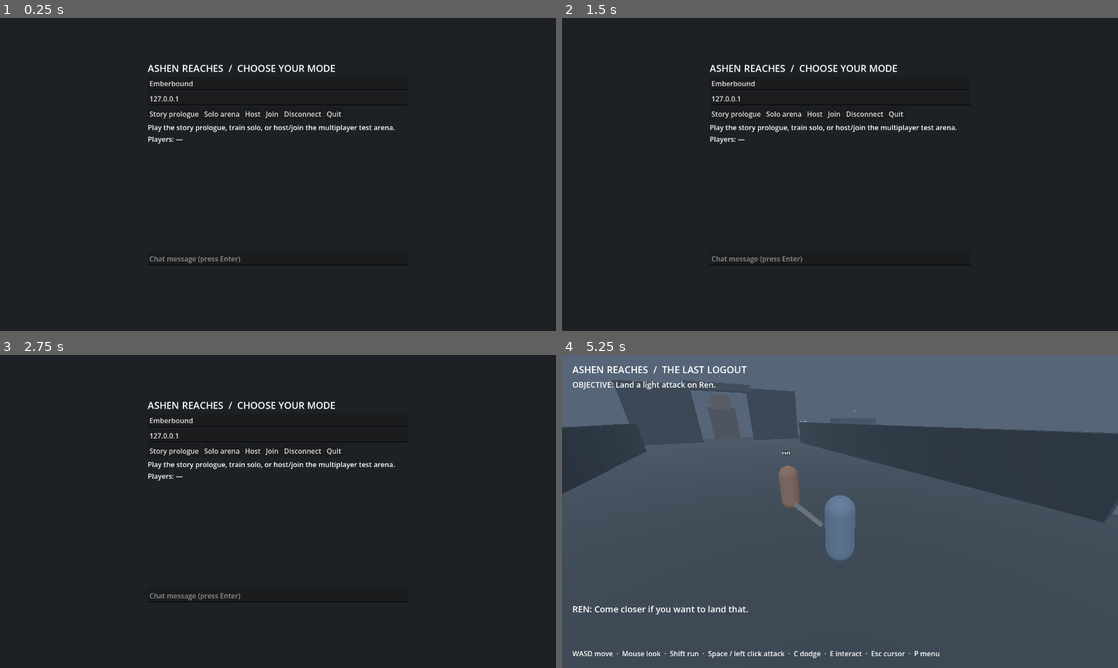
Above: before the commit, frames 1-4 (two rows, left to right).
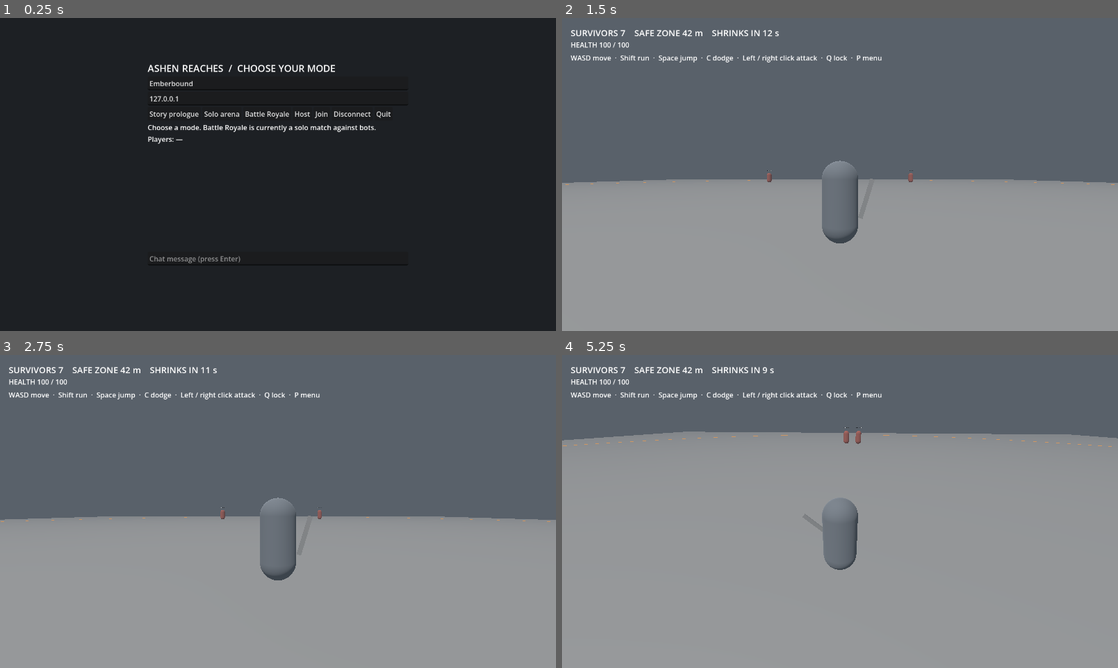
Above: after the commit, the same moments.

Repository: new-game-for-bro/ashen-reaches
Game: Godot game, scene res://scenes/ui/network_lobby.tscn
Two runs of this game, one before a commit and one after it. Both use one fixed random seed, a clock stepped at 60 frames per second and the inputs below.
Inputs (mouse positions are in pixels of both pictures, inside the frame that each line leads up to):
- Up to frame 1 (0.25 s): no input
- Up to frame 2 (1.5 s): click "Host" at 0.5 s; click (828, 115) at 1.25 s, where only the run after the commit has a clickable "Battle Royale"
- Up to frame 3 (2.75 s): click (272, 452) at 2 s, where only the run before the commit has a clickable "Join"
- Up to frame 4 (5.25 s): click (862, 452) at 2.75 s, where only the run before the commit has a clickable "Disconnect"; click (734, 452) at 3.5 s, where only the run before the commit has a clickable "Story prologue"; tap Enter (chat) at 4.25 s; move the mouse to (867, 511) at 4.27 s; hold W (move_forward) from 4.28 s (still down); tap C (dodge) at 4.35 s; click (867, 511) at 4.42 s; tap Space (jump) at 4.52, 4.82 s; tap E (interact) at 4.55, 5.1 s; move the mouse to (812, 511) at 5.02 s; click (812, 511) at 5.17 s

The runs differ from the first frame. In frame 1, 0.7% of the frame differs, in the area x 26-71%, y 29-37%; in frame 2, 100%, in the area x 0-100%, y 0-100%; in frame 3, 100%; in frame 4, 80%.

Commit message:
Add solo battle royale prototype

Diff:
--- /dev/null
+++ b/scenes/battle_royale/battle_royale.tscn
@@ -0,0 +1,17 @@
+[gd_scene load_steps=5 format=3]
+[ext_resource type="Script" path="res://scripts/battle_royale/arena.gd" id="1"]
+[ext_resource type="PackedScene" path="res://scenes/characters/player.tscn" id="2"]
+[sub_resource type="BoxMesh" id="GroundMesh"]
+size = Vector3(100, 1, 100)
+[sub_resource type="BoxShape3D" id="GroundShape"]
+size = Vector3(100, 1, 100)
+[node name="BattleRoyale" type="Node3D"]
+script = ExtResource("1")
+[node name="Ground" type="StaticBody3D" parent="."]
+position = Vector3(0, -0.5, 0)
+[node name="Mesh" type="MeshInstance3D" parent="Ground"]
+mesh = SubResource("GroundMesh")
+[node name="Collision" type="CollisionShape3D" parent="Ground"]
+shape = SubResource("GroundShape")
+[node name="Player" parent="." instance=ExtResource("2")]
+position = Vector3(0, 0.05, 10)
--- /dev/null
+++ b/scripts/battle_royale/arena.gd
@@ -0,0 +1,132 @@
+extends Node3D
+
+const BotScript = preload("res://scripts/battle_royale/bot.gd")
+const INITIAL_RADIUS: float = 42.0
+const FINAL_RADIUS: float = 8.0
+const SHRINK_DELAY: float = 12.0
+const SHRINK_DURATION: float = 110.0
+const ZONE_DAMAGE: int = 8
+const BOT_COUNT: int = 6
+@onready var player: CharacterBody3D = $Player
+var radius: float = INITIAL_RADIUS
+var elapsed: float = 0.0
+var zone_tick: float = 0.0
+var match_finished: bool = false
+var ring: MeshInstance3D
+var status: Label
+var health_label: Label
+var result: Label
+
+func _ready() -> void:
+	_build_environment()
+	_build_ui()
+	_build_ring()
+	player.add_to_group("royale_contestants")
+	player.defeated.connect(_on_player_defeated)
+	player.health_changed.connect(_on_health_changed)
+	for i in range(BOT_COUNT):
+		var angle := TAU * float(i) / float(BOT_COUNT)
+		var bot := CharacterBody3D.new()
+		bot.set_script(BotScript)
+		bot.position = Vector3(cos(angle) * 28.0, 0.05, sin(angle) * 28.0)
+		bot.eliminated.connect(_on_bot_eliminated)
+		add_child(bot)
+	_update_status()
+
+func _process(delta: float) -> void:
+	if match_finished:
+		return
+	elapsed += delta
+	var progress := clampf((elapsed - SHRINK_DELAY) / SHRINK_DURATION, 0.0, 1.0)
+	radius = lerpf(INITIAL_RADIUS, FINAL_RADIUS, progress)
+	ring.scale = Vector3(radius, 1.0, radius)
+	zone_tick += delta
+	if zone_tick >= 1.0:
+		zone_tick -= 1.0
+		for contestant: Node in get_tree().get_nodes_in_group("royale_contestants"):
+			var pos: Vector3 = contestant.global_position
+			if Vector2(pos.x, pos.z).length() > radius:
+				contestant.hit(ZONE_DAMAGE)
+	_update_status()
+
+func _on_bot_eliminated(_bot: Node) -> void:
+	if player.alive and get_tree().get_nodes_in_group("royale_contestants").size() == 1:
+		_finish("VICTORY — YOU ARE THE LAST SURVIVOR")
+
+func _on_player_defeated() -> void:
+	_finish("DEFEAT — YOU WERE ELIMINATED")
+
+func _on_health_changed(value: int) -> void:
+	health_label.text = "HEALTH %d / 100" % value
+
+func _finish(message: String) -> void:
+	if match_finished:
+		return
+	match_finished = true
+	result.text = message + "\nR: play again   ·   P: return to menu"
+	for contestant: Node in get_tree().get_nodes_in_group("royale_contestants"):
+		contestant.set_physics_process(false)
+
+func _unhandled_input(event: InputEvent) -> void:
+	if event is InputEventKey and event.pressed and not event.echo:
+		if event.keycode == KEY_P:
+			Input.mouse_mode = Input.MOUSE_MODE_VISIBLE
+			get_tree().change_scene_to_file("res://scenes/ui/network_lobby.tscn")
+		elif event.keycode == KEY_R and match_finished:
+			get_tree().reload_current_scene()
+
+func _update_status() -> void:
+	var left := get_tree().get_nodes_in_group("royale_contestants").size()
+	status.text = "SURVIVORS %d    SAFE ZONE %.0f m    %s" % [left, radius, "SHRINKING" if elapsed >= SHRINK_DELAY else "SHRINKS IN %d s" % ceili(SHRINK_DELAY - elapsed)]
+
+func _build_ring() -> void:
+	ring = MeshInstance3D.new()
+	var mesh := TorusMesh.new()
+	mesh.inner_radius = 0.995
+	mesh.outer_radius = 1.005
+	mesh.rings = 96
+	mesh.ring_segments = 4
+	ring.mesh = mesh
+	var material := StandardMaterial3D.new()
+	material.albedo_color = Color("f0a960")
+	material.shading_mode = BaseMaterial3D.SHADING_MODE_UNSHADED
+	ring.material_override = material
+	ring.position.y = 0.05
+	add_child(ring)
+
+func _build_environment() -> void:
+	var environment := Environment.new()
+	environment.background_mode = Environment.BG_COLOR
+	environment.background_color = Color("202830")
+	environment.ambient_light_source = Environment.AMBIENT_SOURCE_COLOR
+	environment.ambient_light_color = Color("a4adb5")
+	environment.ambient_light_energy = 0.75
+	environment.fog_enabled = true
+	environment.fog_light_color = Color("59616a")
+	environment.fog_density = 0.008
+	var env_node := WorldEnvironment.new()
+	env_node.environment = environment
+	add_child(env_node)
+	var sun := DirectionalLight3D.new()
+	sun.rotation_degrees = Vector3(-55, -25, 0)
+	add_child(sun)
+
+func _build_ui() -> void:
+	var layer := CanvasLayer.new()
+	add_child(layer)
+	status = Label.new()
+	status.position = Vector2(20, 20)
+	status.add_theme_font_size_override("font_size", 20)
+	layer.add_child(status)
+	health_label = Label.new()
+	health_label.position = Vector2(20, 50)
+	health_label.text = "HEALTH 100 / 100"
+	layer.add_child(health_label)
+	var hint := Label.new()
+	hint.position = Vector2(20, 80)
+	hint.text = "WASD move  ·  Shift run  ·  Space jump  ·  C dodge  ·  Left / right click attack  ·  Q lock  ·  P menu"
+	layer.add_child(hint)
+	result = Label.new()
+	result.position = Vector2(350, 300)
+	result.add_theme_font_size_override("font_size", 26)
+	layer.add_child(result)
--- /dev/null
+++ b/scripts/battle_royale/bot.gd
@@ -0,0 +1,84 @@
+extends CharacterBody3D
+
+signal eliminated(bot: Node)
+const SPEED: float = 3.4
+const DAMAGE: int = 12
+const ATTACK_INTERVAL: float = 1.2
+var health: int = 60
+var cooldown: float = 0.0
+var alive: bool = true
+var label: Label3D
+
+func _ready() -> void:
+	add_to_group("royale_contestants")
+	add_to_group("training_targets")
+	var collision := CollisionShape3D.new()
+	var capsule := CapsuleShape3D.new()
+	capsule.radius = 0.4
+	capsule.height = 1.8
+	collision.shape = capsule
+	collision.position.y = 0.9
+	add_child(collision)
+	var visual := Node3D.new()
+	visual.name = "Visual"
+	add_child(visual)
+	var body := MeshInstance3D.new()
+	var mesh := CapsuleMesh.new()
+	mesh.radius = 0.4
+	mesh.height = 1.8
+	body.mesh = mesh
+	body.position.y = 0.9
+	var mat := StandardMaterial3D.new()
+	mat.albedo_color = Color("a2594e")
+	body.material_override = mat
+	visual.add_child(body)
+	label = Label3D.new()
+	label.position.y = 2.2
+	label.billboard = BaseMaterial3D.BILLBOARD_ENABLED
+	label.font_size = 22
+	add_child(label)
+	_update_label()
+
+func _physics_process(delta: float) -> void:
+	if not alive:
+		return
+	cooldown = maxf(0.0, cooldown - delta)
+	var nearest: Node3D
+	var distance := INF
+	for candidate: Node in get_tree().get_nodes_in_group("royale_contestants"):
+		if candidate == self or candidate.is_queued_for_deletion():
+			continue
+		var other := candidate as Node3D
+		var d := global_position.distance_to(other.global_position)
+		if d < distance:
+			distance = d
+			nearest = other
+	if nearest:
+		var direction := nearest.global_position - global_position
+		direction.y = 0
+		if direction.length() > 1.8:
+			velocity.x = direction.normalized().x * SPEED
+			velocity.z = direction.normalized().z * SPEED
+		else:
+			velocity.x = 0.0
+			velocity.z = 0.0
+			if cooldown <= 0.0:
+				nearest.hit(DAMAGE)
+				cooldown = ATTACK_INTERVAL
+	velocity.y = velocity.y - 18.0 * delta if not is_on_floor() else 0.0
+	move_and_slide()
+
+func hit(amount: int) -> void:
+	if not alive:
+		return
+	health = maxi(0, health - amount)
+	_update_label()
+	if health == 0:
+		alive = false
+		remove_from_group("royale_contestants")
+		remove_from_group("training_targets")
+		eliminated.emit(self)
+		queue_free()
+
+func _update_label() -> void:
+	label.text = "RIVAL  ·  HP %d" % health
--- a/scripts/player/third_person.gd
+++ b/scripts/player/third_person.gd
@@ -1,4 +1,7 @@
 extends CharacterBody3D
+
+signal health_changed(value: int)
+signal defeated
 
 const InputSetup = preload("res://scripts/player/input_setup.gd")
 
@@ -16,6 +19,8 @@
 var dodge_time: float = 0.0
 var attack_time: float = 0.0
 var dodge_direction: Vector3 = Vector3.ZERO
+var health: int = 100
+var alive: bool = true
 var target: Node3D
 var placeholder_blade: MeshInstance3D
 
@@ -77,6 +82,8 @@
 	move_and_slide()
 
 func attack(heavy: bool) -> void:
+	if not alive:
+		return
 	if attack_time > 0.0 or dodge_time > 0.0:
 		return
 	attack_time = ATTACK_COOLDOWN * (1.5 if heavy else 1.0)
@@ -131,3 +138,17 @@
 	blade.rotation.z = -0.3
 	visual.add_child(blade)
 	placeholder_blade = blade
+
+
+func hit(amount: int) -> void:
+	if not alive:
+		return
+	health = maxi(0, health - amount)
+	health_changed.emit(health)
+	if health == 0:
+		alive = false
+		remove_from_group("royale_contestants")
+		velocity = Vector3.ZERO
+		set_physics_process(false)
+		set_process_unhandled_input(false)
+		defeated.emit()
--- a/scripts/ui/network_lobby.gd
+++ b/scripts/ui/network_lobby.gd
@@ -40,13 +40,13 @@
 	column.add_child(address)
 	var buttons := HBoxContainer.new()
 	column.add_child(buttons)
-	for action: String in ["Story prologue", "Solo arena", "Host", "Join", "Disconnect", "Quit"]:
+	for action: String in ["Story prologue", "Solo arena", "Battle Royale", "Host", "Join", "Disconnect", "Quit"]:
 		var button := Button.new()
 		button.text = action
 		button.pressed.connect(_button_pressed.bind(action))
 		buttons.add_child(button)
 	status = Label.new()
-	status.text = "Play the story prologue, train solo, or host/join the multiplayer test arena."
+	status.text = "Choose a mode. Battle Royale is currently a solo match against bots."
 	status.autowrap_mode = TextServer.AUTOWRAP_WORD_SMART
 	column.add_child(status)
 	roster = Label.new()
@@ -70,6 +70,9 @@
 		"Story prologue":
 			NetworkManager.disconnect_session()
 			get_tree().change_scene_to_file("res://scenes/story/prologue.tscn")
+		"Battle Royale":
+			NetworkManager.disconnect_session()
+			get_tree().change_scene_to_file("res://scenes/battle_royale/battle_royale.tscn")
 		"Host":
 			var error := NetworkManager.host_server(username.text)
 			if error != OK:
--- /dev/null
+++ b/tests/royale_smoke.gd
@@ -0,0 +1,30 @@
+extends SceneTree
+func _initialize() -> void:
+	call_deferred("run_test")
+func run_test() -> void:
+	var packed := load("res://scenes/battle_royale/battle_royale.tscn") as PackedScene
+	var arena = packed.instantiate()
+	root.add_child(arena)
+	await process_frame
+	assert(get_nodes_in_group("royale_contestants").size() == 7)
+	var bot = get_nodes_in_group("training_targets")[0]
+	bot.hit(15)
+	assert(bot.health == 45)
+	arena.player.global_position = Vector3(48, 0, 0)
+	arena._process(1.1)
+	assert(arena.player.health == 92)
+	arena.player.global_position = Vector3.ZERO
+	arena._process(50.0)
+	assert(arena.radius < arena.INITIAL_RADIUS)
+	for rival: Node in get_nodes_in_group("training_targets"):
+		rival.hit(999)
+	assert(arena.match_finished and arena.result.text.contains("VICTORY"))
+	arena.queue_free()
+	await process_frame
+	arena = packed.instantiate()
+	root.add_child(arena)
+	await process_frame
+	arena.player.hit(100)
+	assert(arena.match_finished and arena.result.text.contains("DEFEAT"))
+	print("PASS: rivals, combat, shrinking zone, victory and defeat")
+	quit()
Not shown, changed: docs/DECISIONS.md
Not shown, changed: docs/RUNNING.md
